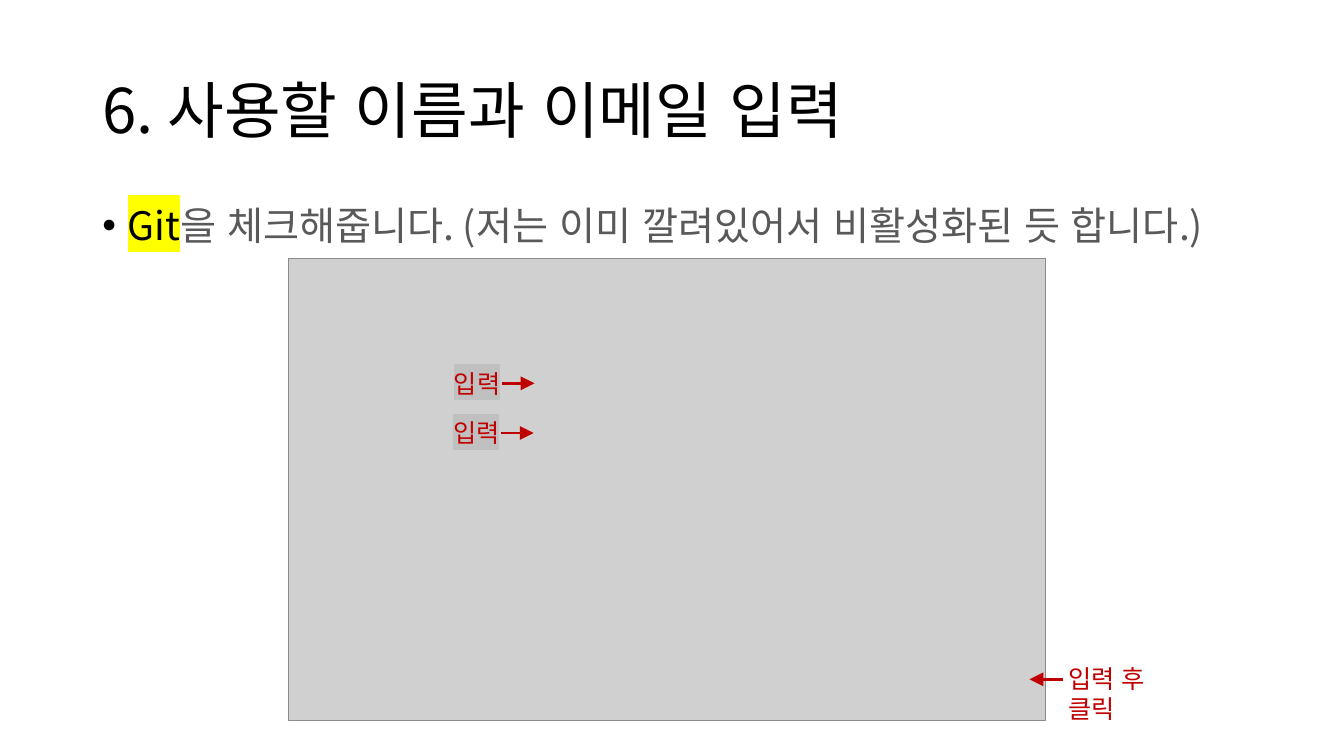
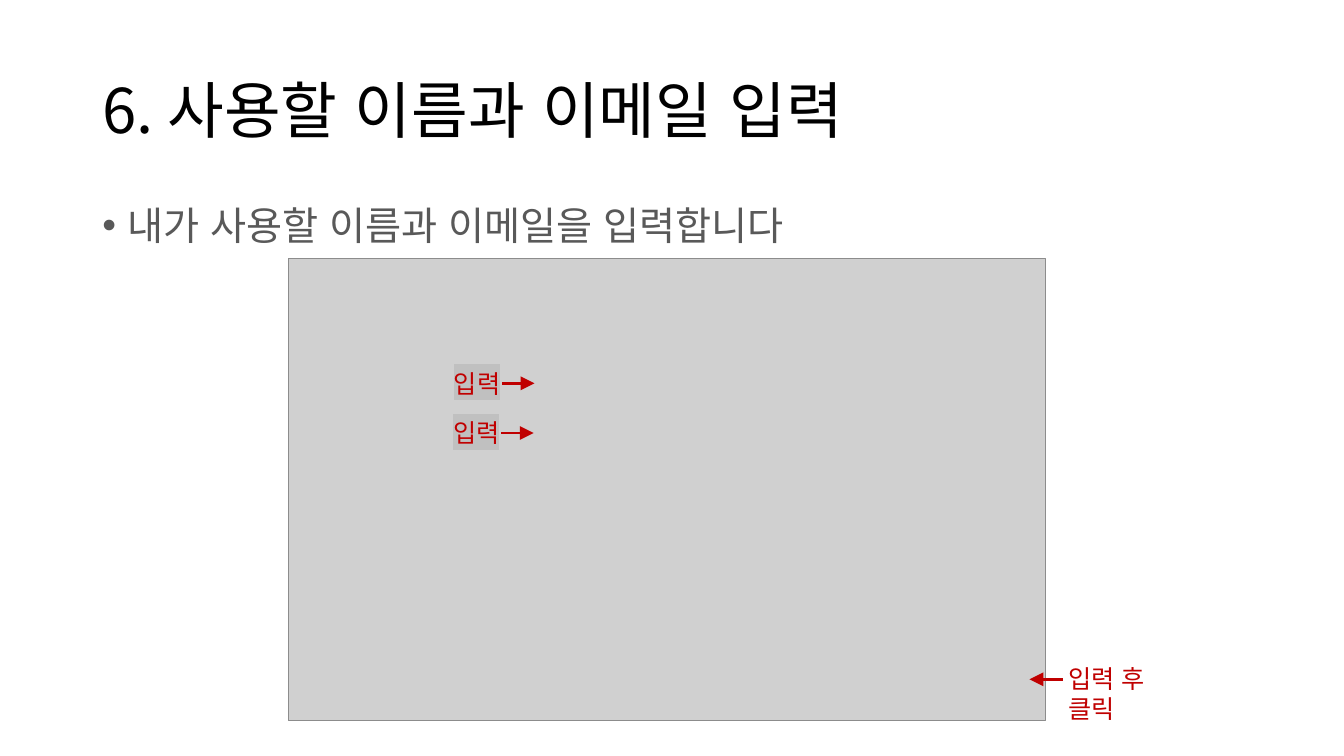
Before and after one commit to IamGroooooot/cien-unity-2020, a slide deck: slide 9 of Git 특강/Source Tree 설치법.pptx. Drawn at 1344x756 pixels with LibreOffice and Linux fonts; fonts in the diff are those of the drawing; grey boxes stand for pictures. Boxes give left, top, right and bottom in pixels: in the first picture for what was removed or moved away, otherwise in the second. Text is boxed around its words. In the diff, an @@ line names an element or a change of style, - is before the commit and + after.

```diff
--- a/Git 특강/Source Tree 설치법.pptx
+++ b/Git 특강/Source Tree 설치법.pptx
@@ text at (x1=128, y1=207, x2=784, y2=243): text changed @@
-• Git을 체크해줍니다. (저는 이미 깔려있어서 비활성화된 듯 합니다.)
+• 내가 사용할 이름과 이메일을 입력합니다
```
Also in this commit, not shown: 8 other slides changed, 1 other file.
